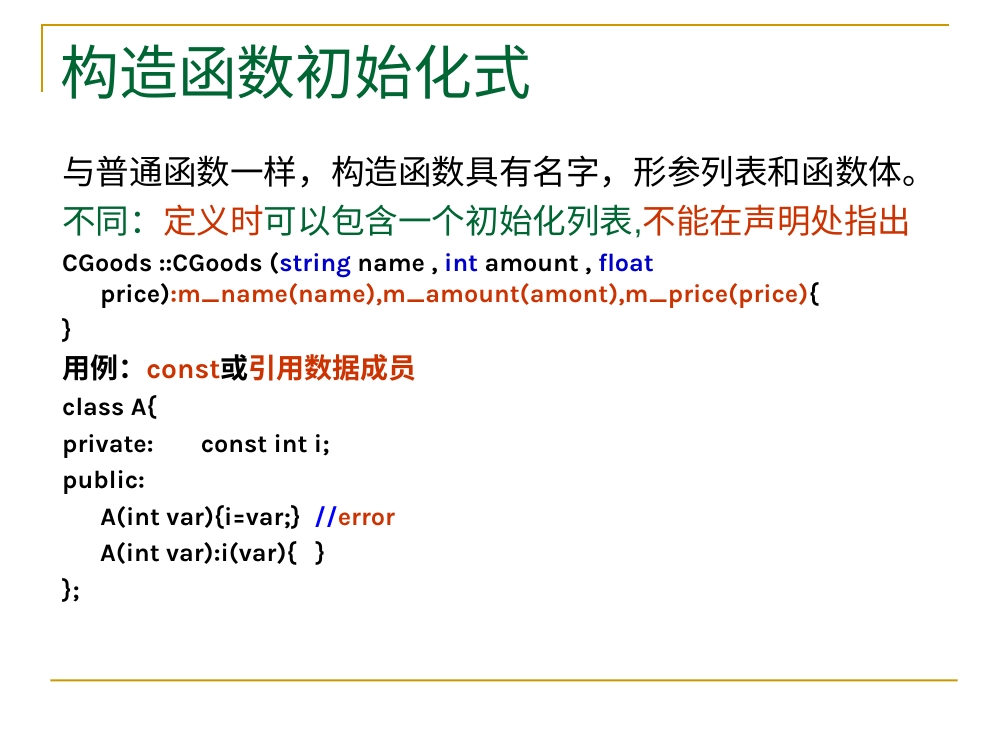
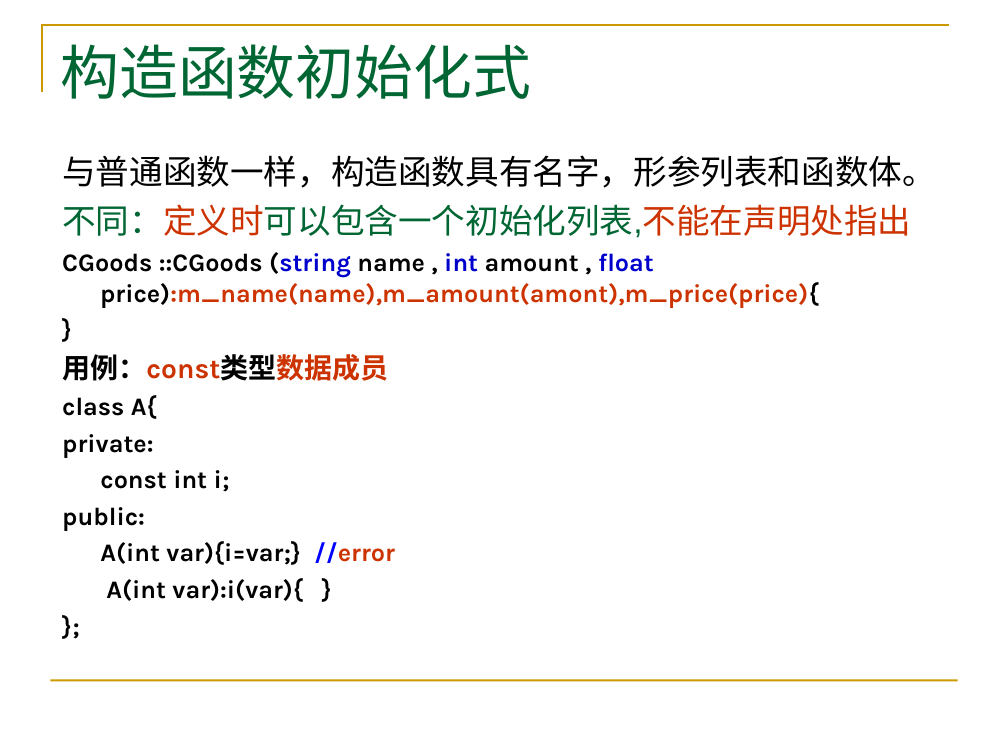
Before and after one commit to Changhe160/Changhe160.github.io, a slide deck: slide 21 of teachingRes/Cplusplus/unit04类与对象.ppt (slide 23 before the commit). Drawn at 1008x756 pixels with LibreOffice and Linux fonts; fonts in the diff are those of the drawing. Boxes give left, top, right and bottom in pixels: in the first picture for what was removed or moved away, otherwise in the second. Text is boxed around its words. In the diff, an @@ line names an element or a change of style, - is before the commit and + after.

```diff
--- a/teachingRes/Cplusplus/unit04类与对象.ppt
+++ b/teachingRes/Cplusplus/unit04类与对象.ppt
@@ text at (62,354,389,381): text changed @@
-用例：const或引用数据成员
+用例：const类型数据成员
@@ text at (62,434,230,492): text changed @@
-private: const int i;
+private:
+const int i;
```
Also in this commit, not shown: 16 other slides changed, 2 slides removed.
